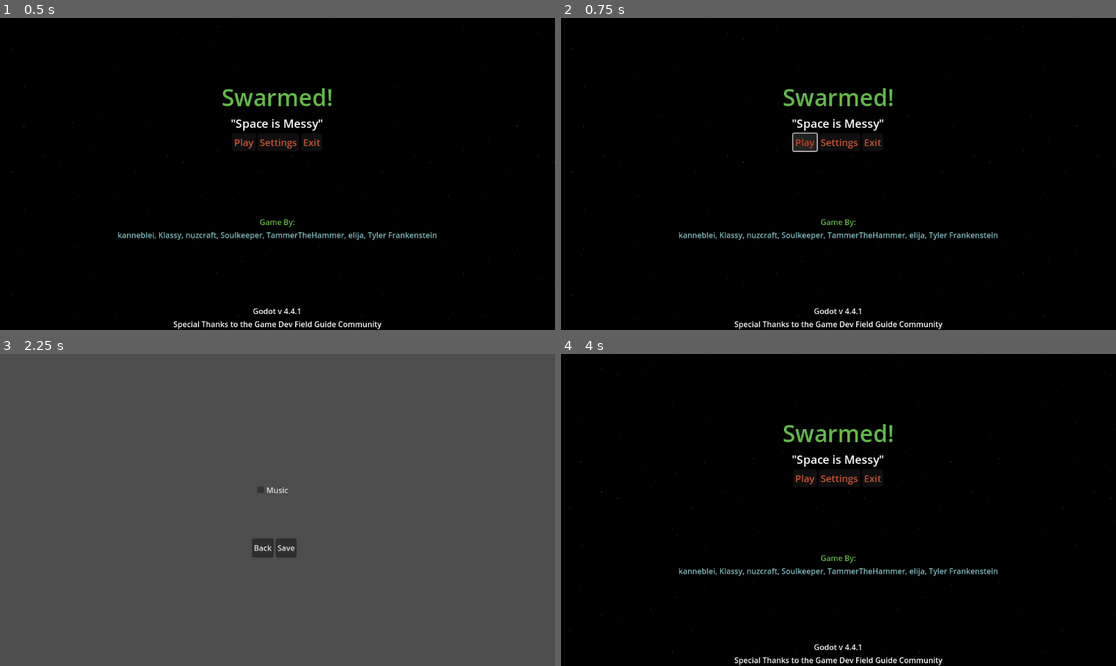
Above: before the commit, frames 1-4 (two rows, left to right).
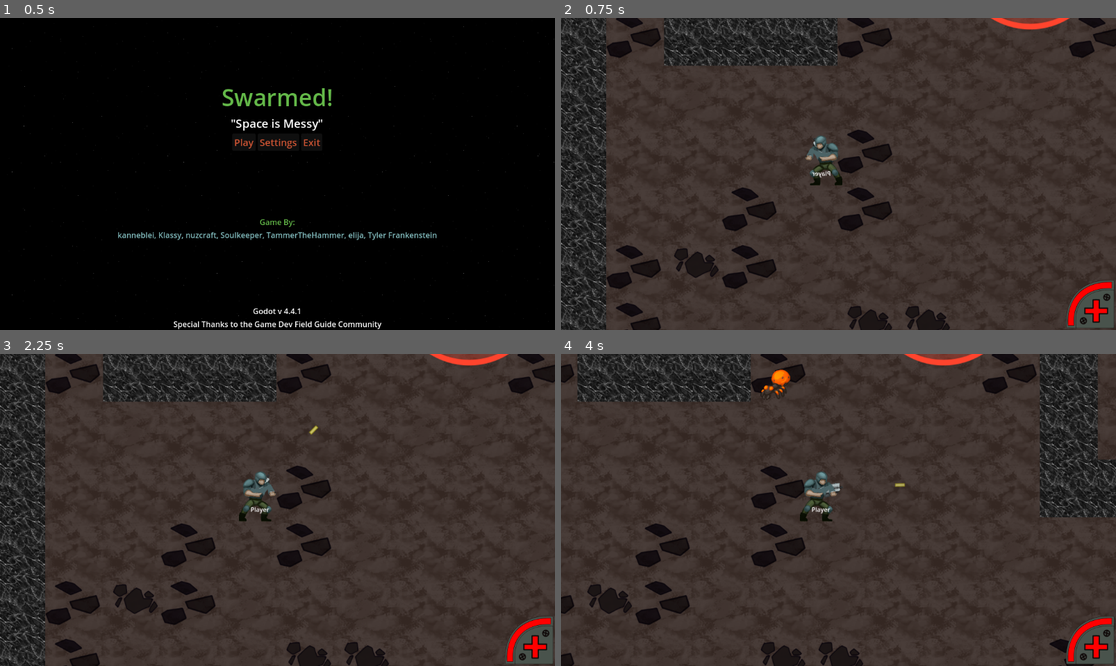
Above: after the commit, the same moments.

Repository: nuzcraft/gdfg-team-4
Game: Godot game, scene res://scenes/title.tscn
Two runs of this game, one before a commit and one after it. Both use one fixed random seed, a clock stepped at 60 frames per second and the inputs below.
Inputs (mouse positions are in pixels of both pictures, inside the frame that each line leads up to):
- Up to frame 1 (0.5 s): no input
- Up to frame 2 (0.75 s): click "Play" at 0.5 s
- Up to frame 3 (2.25 s): click (244, 478) at 1.25 s, where only the run before the commit has a clickable "Play"; click (277, 478) at 2 s, where only the run before the commit has a clickable "Settings"
- Up to frame 4 (4 s): click (821, 547) at 2.75 s, where only the run before the commit has a clickable "Back"; tap Enter at 3.5 s; move the mouse to (960, 494) at 3.52 s; hold D (right) from 3.53 s (still down); hold Space (primaryAction) from 3.53 s (still down); click (960, 494) at 3.67 s

Frame 1 is identical in both runs. In frame 2, 94% of the frame differs, in the area x 0-100%, y 0-100%; in frame 3, 77%; in frame 4, 95%.

Commit message:
in title.gd switches change to game scene to level1.tscn

Diff:
--- a/scenes/title.gd
+++ b/scenes/title.gd
@@ -24,7 +24,7 @@
 		Music.stop()
 
 	# change to the game scene
-	get_tree().change_scene_to_file("res://scenes/game.tscn")
+	get_tree().change_scene_to_file("res://scenes/levels/level1.tscn")
 
 
 func _on_settings_button_pressed():
